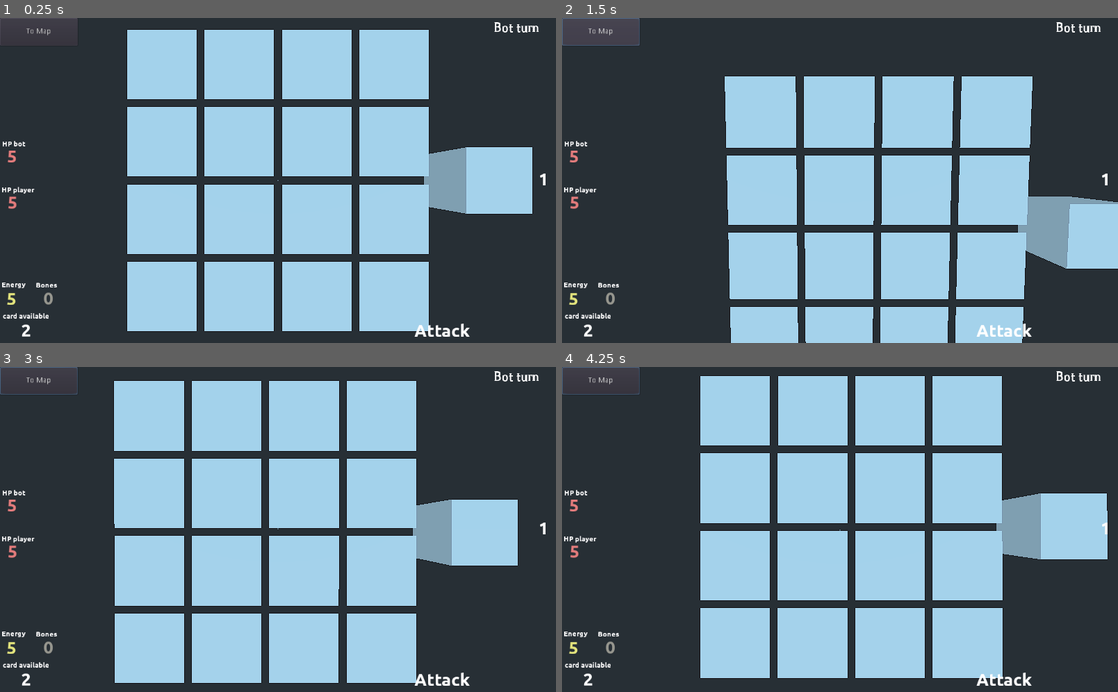
Above: before the commit, frames 1-4 (two rows, left to right).
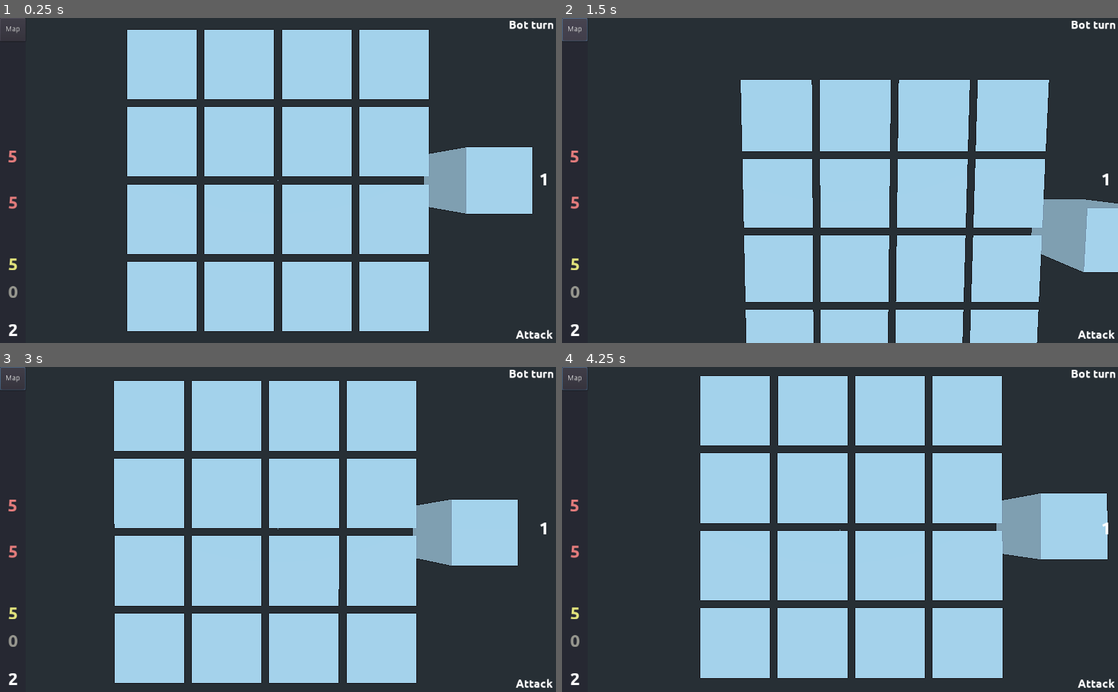
Above: after the commit, the same moments.

Repository: tpgame-spbstu/Tabletop-roguelike
Game: Godot game, scene res://Fight/fight_location.tscn
The game is run twice, just before and just after one commit, with the same random seed, the same clock (stepped at 60 frames per second) and the same inputs. This scene is started directly instead of the project's main scene.
Inputs (mouse positions are in pixels of both pictures, inside the frame that each line leads up to):
- Up to frame 1 (0.25 s): no input
- Up to frame 2 (1.5 s): click "To Map" (after the commit: "Map") at 0.5 s; click "To Map" (after the commit: "Map") at 1.25 s
- Up to frame 3 (3 s): click "To Map" (after the commit: "Map") at 2 s; tap Enter at 2.75 s; move the mouse to (400, 513) at 2.77 s; click (400, 513) at 2.92 s
- Up to frame 4 (4.25 s): tap Space at 3.5 s; move the mouse to (728, 545) at 3.52 s; click (728, 545) at 3.67 s

The runs differ from the first frame. In frame 1, 1.1% of the frame differs, in the area x 0-100%, y 0-99%; in frame 2, 17%, in the area x 0-100%, y 0-100%; in frame 3, 1.2%; in frame 4, 1.2%.

Commit message:
Улучшил интерфейс боевой сцены #98

Diff:
--- a/Fight/fight_location.tscn
+++ b/Fight/fight_location.tscn
@@ -14,17 +14,12 @@
 [ext_resource path="res://Fight/fight_loger.gd" type="Script" id=12]
 [ext_resource path="res://fonts/ubuntu_b_13.tres" type="Theme" id=13]
 [ext_resource path="res://Fight/fight_location_ui.gd" type="Script" id=14]
-[ext_resource path="res://fonts/IdealGothic Bold.otf" type="DynamicFontData" id=16]
 
 [sub_resource type="BoxShape" id=5]
 extents = Vector3( 0.5, 0.5, 0.5 )
 
 [sub_resource type="CubeMesh" id=6]
 size = Vector3( 1, 1, 1 )
-
-[sub_resource type="DynamicFont" id=8]
-size = 25
-font_data = ExtResource( 16 )
 
 [node name="fight_location" type="Spatial"]
 script = ExtResource( 1 )
@@ -128,65 +123,13 @@
 "_edit_use_anchors_": false
 }
 
-[node name="button_exit_to_map" type="Button" parent="fight_ui"]
-margin_right = 143.0
-margin_bottom = 51.0
-text = "To Map"
-__meta__ = {
-"_edit_use_anchors_": false
-}
-
-[node name="HP2" type="RichTextLabel" parent="fight_ui"]
-anchor_top = 0.433
-anchor_bottom = 0.433
-margin_left = 12.718
-margin_top = -22.501
-margin_right = 43.718
-margin_bottom = 22.499
-theme = ExtResource( 11 )
-custom_colors/default_color = Color( 0.898039, 0.490196, 0.490196, 1 )
-text = "5"
-__meta__ = {
-"_edit_use_anchors_": false
-}
-
-[node name="HP1" type="RichTextLabel" parent="fight_ui"]
-anchor_top = 0.574
-anchor_bottom = 0.574
-margin_left = 13.668
-margin_top = -22.678
-margin_right = 44.668
-margin_bottom = 22.322
-theme = ExtResource( 11 )
-custom_colors/default_color = Color( 0.898039, 0.490196, 0.490196, 1 )
-text = "5"
-__meta__ = {
-"_edit_use_anchors_": false
-}
-
-[node name="Energy" type="RichTextLabel" parent="fight_ui"]
-anchor_top = 0.871
-anchor_bottom = 0.871
-margin_left = 12.0
-margin_top = -22.6
-margin_right = 43.0
-margin_bottom = 22.4
-theme = ExtResource( 11 )
-custom_colors/default_color = Color( 0.894118, 0.898039, 0.490196, 1 )
-text = "5"
-__meta__ = {
-"_edit_use_anchors_": false
-}
-
 [node name="Status1" type="RichTextLabel" parent="fight_ui"]
 anchor_left = 1.0
 anchor_top = 1.0
 anchor_right = 1.0
 anchor_bottom = 1.0
-margin_left = -261.0
-margin_top = -41.0
-margin_right = -2.0
-margin_bottom = -4.0
+margin_left = -74.0
+margin_top = -28.0
 theme = ExtResource( 6 )
 text = "Attack"
 scroll_active = false
@@ -200,24 +143,119 @@
 anchor_top = -0.007
 anchor_right = 0.998
 anchor_bottom = -0.007
-margin_left = -112.95
-margin_top = 11.207
-margin_right = 0.0499878
-margin_bottom = 46.207
-custom_fonts/normal_font = SubResource( 8 )
+margin_left = -84.952
+margin_top = 4.2
+margin_right = 2.04797
+margin_bottom = 30.2
+theme = ExtResource( 6 )
 text = "Bot turn"
 __meta__ = {
 "_edit_use_anchors_": false,
 "_editor_description_": ""
 }
 
-[node name="card" type="RichTextLabel" parent="fight_ui"]
-anchor_top = 0.993
-anchor_bottom = 0.993
-margin_left = 39.0
-margin_top = -37.8
-margin_right = 70.0
-margin_bottom = 5.19995
+[node name="loop" type="RichTextLabel" parent="fight_ui"]
+anchor_left = 1.0
+anchor_top = 0.501
+anchor_right = 1.0
+anchor_bottom = 0.501
+margin_left = -31.0
+margin_top = -21.6
+margin_bottom = 21.4
+theme = ExtResource( 11 )
+custom_colors/default_color = Color( 1, 1, 1, 1 )
+text = "1"
+__meta__ = {
+"_edit_use_anchors_": false
+}
+
+[node name="loop_label" type="RichTextLabel" parent="fight_ui"]
+visible = false
+anchor_left = 1.0
+anchor_top = 0.497
+anchor_right = 1.0
+anchor_bottom = 0.497
+margin_left = -74.0
+margin_top = -9.20001
+margin_right = -43.0
+margin_bottom = 7.79999
+theme = ExtResource( 13 )
+text = "loop"
+__meta__ = {
+"_edit_use_anchors_": false
+}
+
+[node name="ColorRect" type="ColorRect" parent="fight_ui"]
+anchor_bottom = 1.0
+margin_right = 46.988
+color = Color( 0.152941, 0.160784, 0.2, 1 )
+__meta__ = {
+"_edit_use_anchors_": false
+}
+
+[node name="HP2" type="RichTextLabel" parent="fight_ui/ColorRect"]
+anchor_top = 0.433
+anchor_bottom = 0.433
+margin_left = 14.0
+margin_top = -22.8
+margin_right = 45.0
+margin_bottom = 22.2
+theme = ExtResource( 11 )
+custom_colors/default_color = Color( 0.898039, 0.490196, 0.490196, 1 )
+text = "5"
+__meta__ = {
+"_edit_use_anchors_": false
+}
+
+[node name="Energy" type="RichTextLabel" parent="fight_ui/ColorRect"]
+anchor_top = 0.764
+anchor_bottom = 0.764
+margin_left = 15.0
+margin_top = -22.4
+margin_right = 46.0
+margin_bottom = 22.6
+theme = ExtResource( 11 )
+custom_colors/default_color = Color( 0.894118, 0.898039, 0.490196, 1 )
+text = "5"
+__meta__ = {
+"_edit_use_anchors_": false
+}
+
+[node name="HP1" type="RichTextLabel" parent="fight_ui/ColorRect"]
+anchor_top = 0.574
+anchor_bottom = 0.574
+margin_left = 15.0
+margin_top = -22.4
+margin_right = 46.0
+margin_bottom = 22.6
+theme = ExtResource( 11 )
+custom_colors/default_color = Color( 0.898039, 0.490196, 0.490196, 1 )
+text = "5"
+__meta__ = {
+"_edit_use_anchors_": false
+}
+
+[node name="Bones" type="RichTextLabel" parent="fight_ui/ColorRect"]
+anchor_top = 0.849
+anchor_bottom = 0.849
+margin_left = 15.0
+margin_top = -22.4
+margin_right = 46.0
+margin_bottom = 22.6
+theme = ExtResource( 11 )
+custom_colors/default_color = Color( 0.592157, 0.592157, 0.560784, 1 )
+text = "0"
+__meta__ = {
+"_edit_use_anchors_": false
+}
+
+[node name="card" type="RichTextLabel" parent="fight_ui/ColorRect"]
+anchor_top = 0.964
+anchor_bottom = 0.964
+margin_left = 15.0
+margin_top = -21.4
+margin_right = 46.0
+margin_bottom = 21.5999
 theme = ExtResource( 11 )
 custom_colors/default_color = Color( 1, 1, 1, 1 )
 text = "2"
@@ -225,91 +263,77 @@
 "_edit_use_anchors_": false
 }
 
-[node name="loop" type="RichTextLabel" parent="fight_ui"]
-anchor_left = 1.0
-anchor_top = 0.5
-anchor_right = 1.0
-anchor_bottom = 0.5
-margin_left = -32.0
-margin_top = -21.0
-margin_right = -1.0
-margin_bottom = 22.0
-theme = ExtResource( 11 )
-custom_colors/default_color = Color( 1, 1, 1, 1 )
-text = "1"
-__meta__ = {
-"_edit_use_anchors_": false
-}
-
-[node name="Bones" type="RichTextLabel" parent="fight_ui"]
-anchor_top = 0.869
-anchor_bottom = 0.869
-margin_left = 80.0
-margin_top = -22.4
+[node name="HP_bot_label" type="RichTextLabel" parent="fight_ui/ColorRect"]
+visible = false
+anchor_top = 0.427
+anchor_bottom = 0.427
+margin_left = 52.0
+margin_top = -9.20001
 margin_right = 111.0
-margin_bottom = 22.6
-theme = ExtResource( 11 )
-custom_colors/default_color = Color( 0.592157, 0.592157, 0.560784, 1 )
-text = "0"
-__meta__ = {
-"_edit_use_anchors_": false
-}
-
-[node name="RichTextLabel" type="RichTextLabel" parent="fight_ui"]
-anchor_top = 0.387
-anchor_bottom = 0.387
-margin_left = 4.0
-margin_top = -8.2
-margin_right = 63.0
-margin_bottom = 8.8
+margin_bottom = 7.79999
 theme = ExtResource( 13 )
 text = "HP bot"
 __meta__ = {
 "_edit_use_anchors_": false
 }
 
-[node name="RichTextLabel2" type="RichTextLabel" parent="fight_ui"]
-anchor_top = 0.528
-anchor_bottom = 0.528
-margin_left = 3.0
-margin_top = -7.79999
-margin_right = 84.0
-margin_bottom = 9.20001
+[node name="HP_player_label" type="RichTextLabel" parent="fight_ui/ColorRect"]
+visible = false
+anchor_top = 0.564
+anchor_bottom = 0.564
+margin_left = 53.0
+margin_top = -8.39999
+margin_right = 134.0
+margin_bottom = 8.60001
 theme = ExtResource( 13 )
 text = "HP player"
-
-[node name="RichTextLabel3" type="RichTextLabel" parent="fight_ui"]
-anchor_top = 0.82
-anchor_bottom = 0.82
-margin_left = 3.0
-margin_top = -8.0
-margin_right = 68.0
-margin_bottom = 12.0
+__meta__ = {
+"_edit_use_anchors_": false
+}
+
+[node name="Energy_label" type="RichTextLabel" parent="fight_ui/ColorRect"]
+visible = false
+anchor_top = 0.76
+anchor_bottom = 0.76
+margin_left = 53.0
+margin_top = -10.0
+margin_right = 118.0
+margin_bottom = 9.99997
 theme = ExtResource( 13 )
 text = "Energy"
 
-[node name="RichTextLabel4" type="RichTextLabel" parent="fight_ui"]
-anchor_top = 0.822
-anchor_bottom = 0.822
-margin_left = 66.0
-margin_top = -8.20001
-margin_right = 124.0
-margin_bottom = 13.8
+[node name="Bones_label" type="RichTextLabel" parent="fight_ui/ColorRect"]
+visible = false
+anchor_top = 0.845
+anchor_bottom = 0.845
+margin_left = 54.0
+margin_top = -11.0
+margin_right = 112.0
+margin_bottom = 11.0
 theme = ExtResource( 13 )
 text = "Bones"
 __meta__ = {
 "_edit_use_anchors_": false
 }
 
-[node name="RichTextLabel5" type="RichTextLabel" parent="fight_ui"]
-anchor_top = 0.917
-anchor_bottom = 0.917
-margin_left = 5.0
-margin_top = -8.20001
-margin_right = 114.0
-margin_bottom = 10.8
+[node name="Card_label" type="RichTextLabel" parent="fight_ui/ColorRect"]
+visible = false
+anchor_top = 0.959
+anchor_bottom = 0.959
+margin_left = 53.0
+margin_top = -9.40002
+margin_right = 162.0
+margin_bottom = 9.59998
 theme = ExtResource( 13 )
 text = "card available"
+__meta__ = {
+"_edit_use_anchors_": false
+}
+
+[node name="button_exit_to_map" type="Button" parent="fight_ui/ColorRect"]
+margin_right = 47.0
+margin_bottom = 43.0
+text = "Map"
 __meta__ = {
 "_edit_use_anchors_": false
 }
@@ -346,6 +370,18 @@
 [connection signal="extra_draws_count_changed" from="human_player_1/human_player_state" to="fight_loger" method="_on_human_player_state_extra_draws_count_changed"]
 [connection signal="extra_draws_count_changed" from="human_player_1/human_player_state" to="fight_ui" method="_on_human_player_state_extra_draws_count_changed"]
 [connection signal="input_event" from="bell/Area" to="bell" method="_on_Area_input_event"]
-[connection signal="pressed" from="fight_ui/button_exit_to_map" to="." method="_on_button_exit_to_map_pressed"]
+[connection signal="mouse_entered" from="fight_ui/loop" to="fight_ui" method="_on_loop_mouse_entered"]
+[connection signal="mouse_exited" from="fight_ui/loop" to="fight_ui" method="_on_loop_mouse_exited"]
+[connection signal="mouse_entered" from="fight_ui/ColorRect/HP2" to="fight_ui" method="_on_HP2_mouse_entered"]
+[connection signal="mouse_exited" from="fight_ui/ColorRect/HP2" to="fight_ui" method="_on_HP2_mouse_exited"]
+[connection signal="mouse_entered" from="fight_ui/ColorRect/Energy" to="fight_ui" method="_on_Energy_mouse_entered"]
+[connection signal="mouse_exited" from="fight_ui/ColorRect/Energy" to="fight_ui" method="_on_Energy_mouse_exited"]
+[connection signal="mouse_entered" from="fight_ui/ColorRect/HP1" to="fight_ui" method="_on_HP1_mouse_entered"]
+[connection signal="mouse_exited" from="fight_ui/ColorRect/HP1" to="fight_ui" method="_on_HP1_mouse_exited"]
+[connection signal="mouse_entered" from="fight_ui/ColorRect/Bones" to="fight_ui" method="_on_Bones_mouse_entered"]
+[connection signal="mouse_exited" from="fight_ui/ColorRect/Bones" to="fight_ui" method="_on_Bones_mouse_exited"]
+[connection signal="mouse_entered" from="fight_ui/ColorRect/card" to="fight_ui" method="_on_card_mouse_entered"]
+[connection signal="mouse_exited" from="fight_ui/ColorRect/card" to="fight_ui" method="_on_card_mouse_exited"]
+[connection signal="pressed" from="fight_ui/ColorRect/button_exit_to_map" to="." method="_on_button_exit_to_map_pressed"]
 
 [editable path="human_player_1"]
--- a/Fight/fight_location_ui.gd
+++ b/Fight/fight_location_ui.gd
@@ -33,46 +33,98 @@
 
 
 func _on_fight_state_player_1_health_changed(player_1_health):
-	$HP1.text = player_1_health as String
+	$ColorRect/HP1.text = player_1_health as String
 
 
 func _on_fight_state_player_2_health_changed(player_2_health):
-	$HP2.text = player_2_health as String
+	$ColorRect/HP2.text = player_2_health as String
 
 
 func _on_fight_state_player_1_draw_cards_enter():
+	$Status1.margin_left = -160
 	$Status1.text = "Card selection"
 	$Status1.show()
 	$Status2.hide()
-	$Bones.show()
-	$Energy.show()
-	$card.text = "2"
-	$card.show()
+	$ColorRect/Bones.show()
+	$ColorRect/Energy.show()
+	$ColorRect/card.text = "2"
+	$ColorRect/card.show()
 
 
 func _on_fight_state_player_1_attack_enter():
+	$Status1.margin_left = -74
 	$Status1.text = "Attack"
 
 
 func _on_fight_state_player_1_place_and_move_enter():
+	$Status1.margin_left = -175
 	$Status1.text = "Place and move"
 
 
 func _on_fight_state_player_2_draw_cards_enter():
 	$Status2.show()
 	$Status1.hide()
-	$Bones.hide()
-	$Energy.hide()
-	$card.hide()
+	$ColorRect/Bones.hide()
+	$ColorRect/Energy.hide()
+	$ColorRect/card.hide()
 
 
 func _on_human_player_state_bones_changed(bones):
-	$Bones.text = bones as String
+	$ColorRect/Bones.text = bones as String
 
 
 func _on_human_player_state_energy_changed(energy):
-	$Energy.text = energy as String
+	$ColorRect/Energy.text = energy as String
 
 
 func _on_human_player_state_extra_draws_count_changed(extra_draws_count):
-	$card.text = extra_draws_count as String
+	$ColorRect/card.text = extra_draws_count as String
+
+
+
+func _on_HP2_mouse_entered():
+	$ColorRect/HP_bot_label.show()
+
+
+func _on_HP1_mouse_entered():
+	$ColorRect/HP_player_label.show()
+
+
+func _on_HP2_mouse_exited():
+	$ColorRect/HP_bot_label.hide()
+
+
+func _on_Energy_mouse_entered():
+	$ColorRect/Energy_label.show()
+
+
+func _on_Energy_mouse_exited():
+	$ColorRect/Energy_label.hide()
+
+
+func _on_HP1_mouse_exited():
+	$ColorRect/HP_player_label.hide()
+
+
+func _on_Bones_mouse_entered():
+	$ColorRect/Bones_label.show()
+
+
+func _on_Bones_mouse_exited():
+	$ColorRect/Bones_label.hide()
+
+
+func _on_card_mouse_entered():
+	$ColorRect/Card_label.show()
+
+
+func _on_card_mouse_exited():
+	$ColorRect/Card_label.hide()
+
+
+func _on_loop_mouse_entered():
+	$loop_label.show()
+
+
+func _on_loop_mouse_exited():
+	$loop_label.hide()
--- a/fonts/ubuntu_b_16.tres
+++ b/fonts/ubuntu_b_16.tres
@@ -5,7 +5,7 @@
 
 [sub_resource type="DynamicFont" id=2]
 resource_local_to_scene = true
-size = 32
+size = 21
 use_mipmaps = true
 use_filter = true
 font_data = SubResource( 1 )
Not shown: 1 places in Fight/fight_location.tscn that only renumber resources
